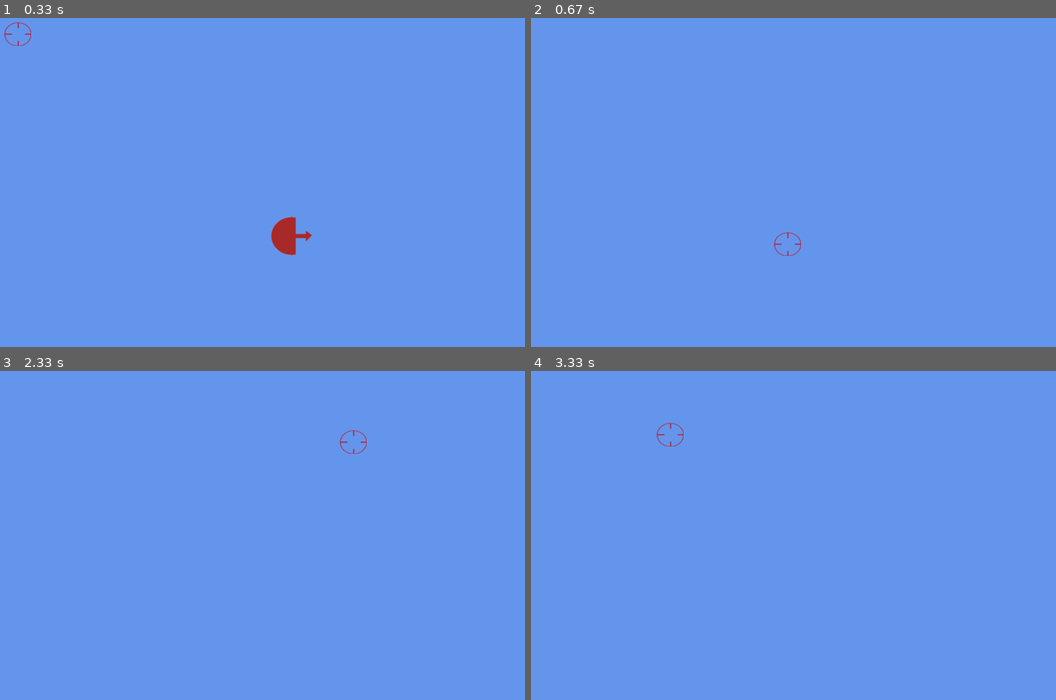
Above: before the commit, frames 1-4 (two rows, left to right).
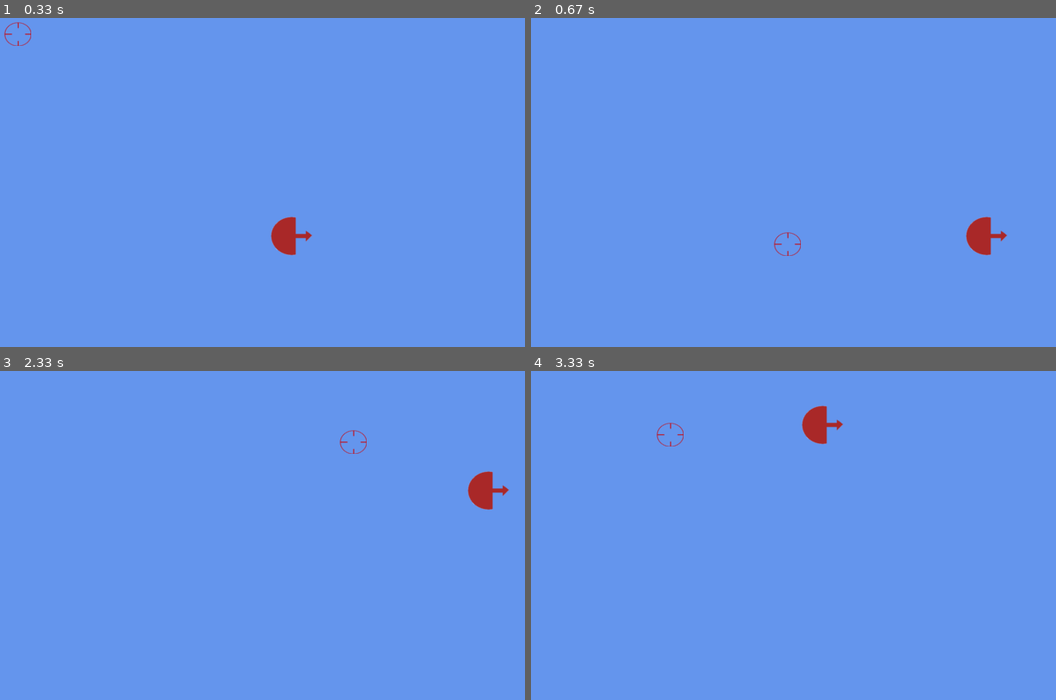
Above: after the commit, the same moments.

Repository: Exodus111/Infinite-Adventure
Game: pygame game, started from Infinite_Adventure.py
Two runs of this game, one before a commit and one after it. Both use one fixed random seed, a clock stepped at 60 frames per second and the inputs below.
Inputs (mouse positions are in pixels of both pictures, inside the frame that each line leads up to):
- Up to frame 1 (0.33 s): no input
- Up to frame 2 (0.67 s): hold D from 0.33 s (still down); move the mouse to (772, 231) at 0.37 s
- Up to frame 3 (2.33 s): release D at 0.8 s; hold W 0.83-1.13 s; move the mouse to (430, 558) at 0.87 s; hold D 1.17-1.63 s; move the mouse to (136, 571) at 1.2 s; hold A 1.67-2.2 s; move the mouse to (99, 509) at 1.7 s; hold S from 2.23 s (still down); move the mouse to (341, 430) at 2.27 s
- Up to frame 4 (3.33 s): release S at 2.53 s; hold A 2.57-2.97 s; move the mouse to (856, 601) at 2.6 s; hold W from 3 s (still down); move the mouse to (657, 423) at 3.03 s

Frame 1 is identical in both runs. In frame 2, 0.5% of the frame differs, in the area x 82-91%, y 60-73%; in frame 3, 0.5%; in frame 4, 0.5%.

Commit message:
Fixing speed of Player.

Diff:
--- a/Infinite_Adventure.py
+++ b/Infinite_Adventure.py
@@ -37,16 +37,16 @@
 
         (self.mx, self.my) = pygame.mouse.get_pos()
         if self.moveup == True:
-            self.ky -= 20
+            self.ky -= 10
         if self.movedown == True:
-            self.ky += 20
+            self.ky += 10
         if self.moveleft == True:
-            self.kx -= 20
+            self.kx -= 10
         if self.moveright == True:
-            self.kx += 20
+            self.kx += 10
 
     def draw(self):
-# This is the actual grapics, code must be added after the fill line.
+# This is the actual graphics, code must be added after the fill line.
 
         self.screen.fill(color_blue)
         self.screen.blit(self.mouse_image, (self.mx,self.my))
